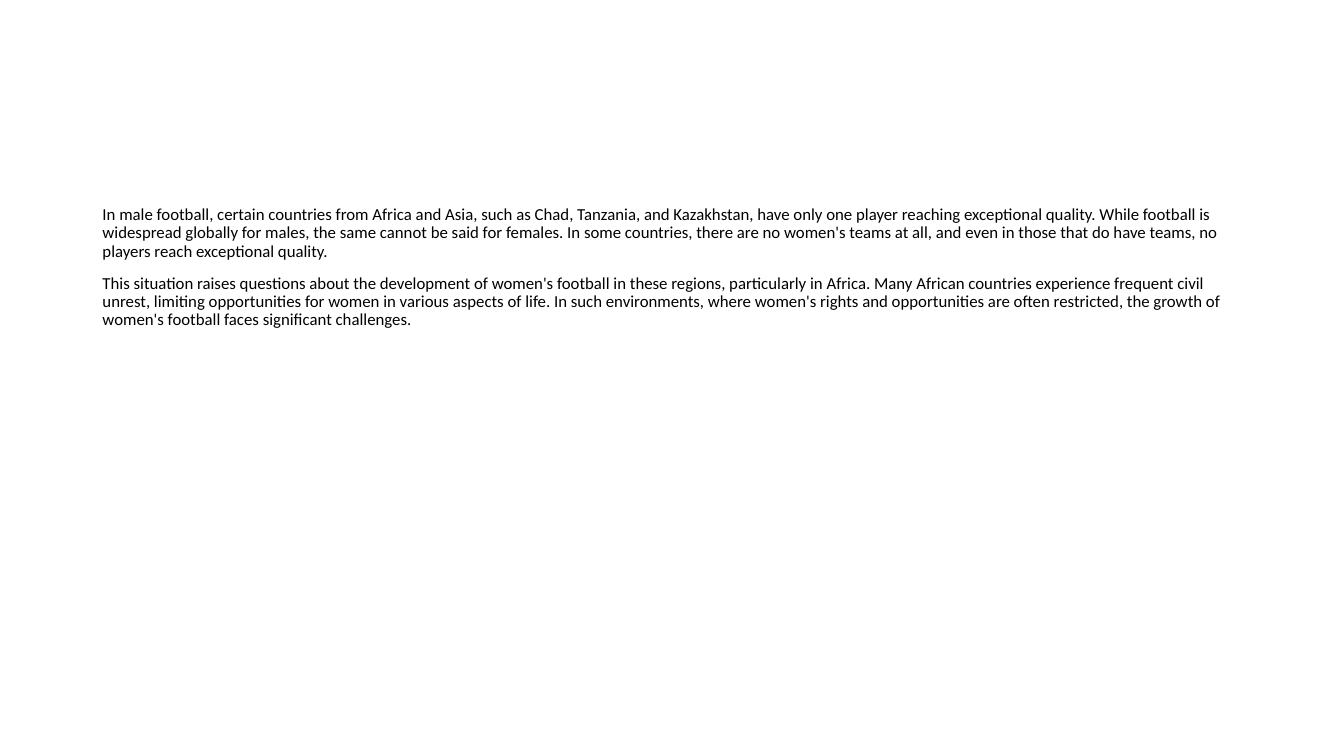
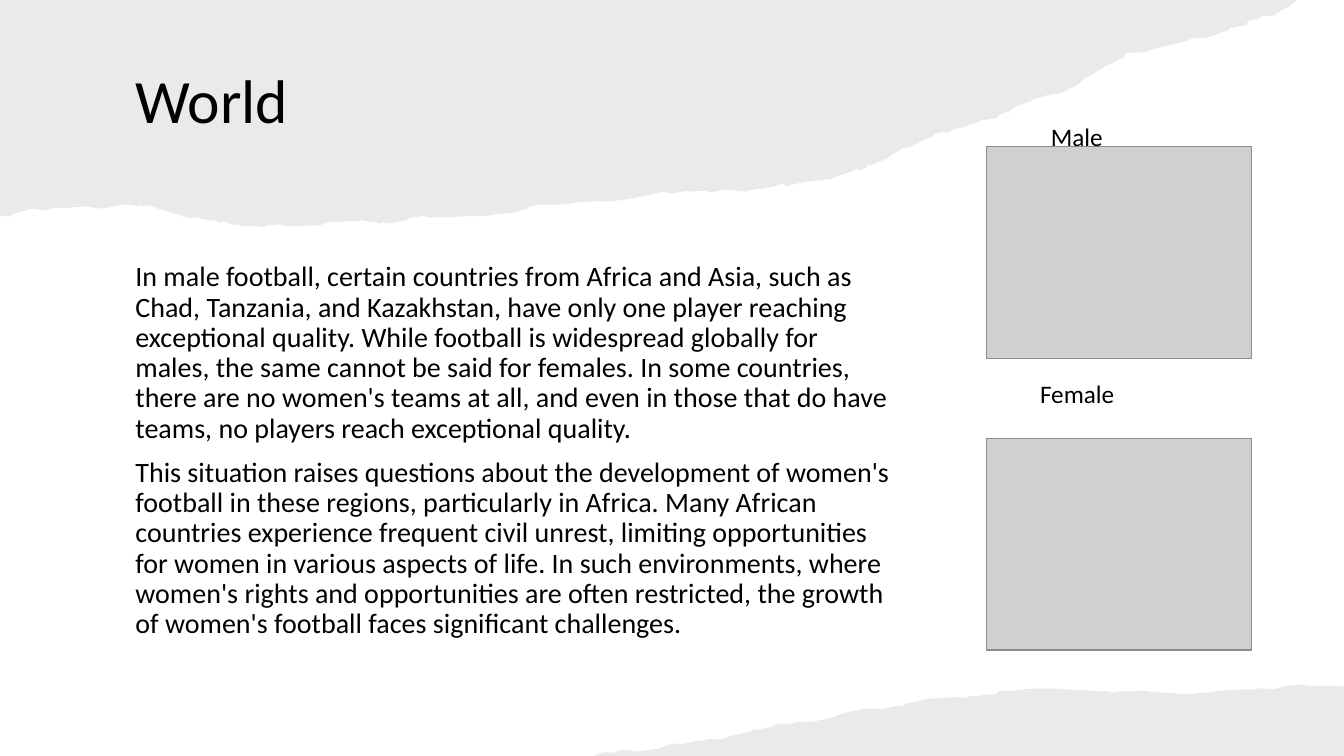
Before and after one commit to Palash0307/Football-Project, a slide deck: slide 8 of Dashboard/FootballStyle.pptx. Drawn at 1344x756 pixels with LibreOffice and Linux fonts; fonts in the diff are those of the drawing; grey boxes stand for pictures. Boxes give left, top, right and bottom in pixels: in the first picture for what was removed or moved away, otherwise in the second. Text is boxed around its words. In the diff, an @@ line names an element or a change of style, - is before the commit and + after.

```diff
--- a/Dashboard/FootballStyle.pptx
+++ b/Dashboard/FootballStyle.pptx
@@ freeform shape added at (x1=0, y1=0, x2=1298, y2=227), fill #82766A at 15% opacity @@
@@ title added at (x1=135, y1=80, x2=288, y2=124), 44 pt, text #000000 @@
+World
@@ picture added at (x1=987, y1=147, x2=1252, y2=359) @@
@@ text added at (x1=1051, y1=126, x2=1103, y2=147), 18 pt, text #000000 @@
+Male
@@ text "In male football, certain countries ..." moved from (x1=102, y1=208, x2=1220, y2=328) to (x1=135, y1=266, x2=889, y2=638) @@
@@ text "In male football, certain countries ..." at (x1=135, y1=266, x2=889, y2=638): size 12 to 20 pt @@
@@ text added at (x1=1040, y1=385, x2=1114, y2=403), 18 pt, text #000000 @@
+Female
@@ picture added at (x1=987, y1=439, x2=1252, y2=650) @@
@@ freeform shape added at (x1=594, y1=685, x2=1344, y2=756), fill #82766A at 15% opacity @@
```
Also in this commit, not shown: 3 other slides changed.
